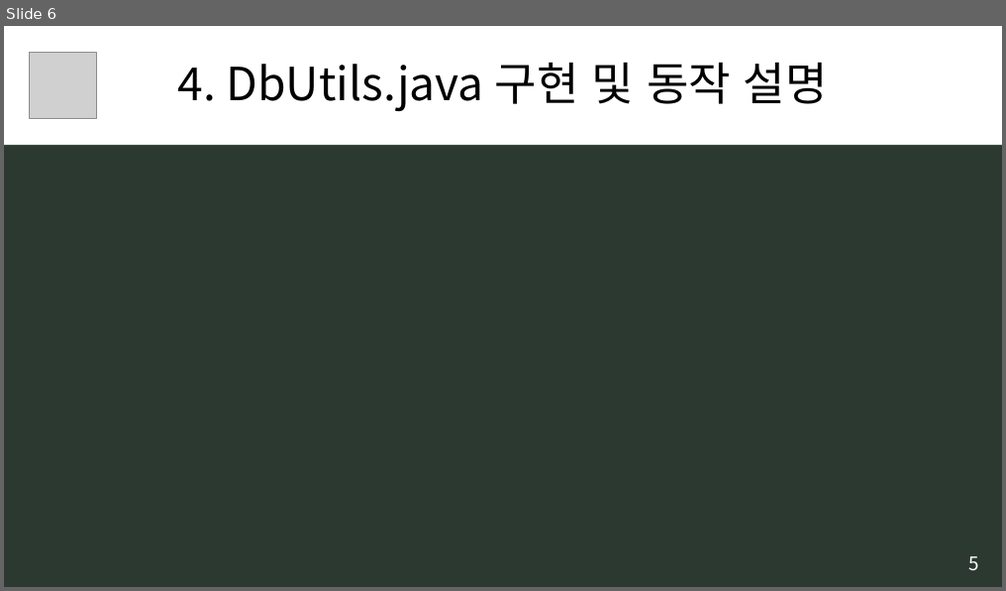
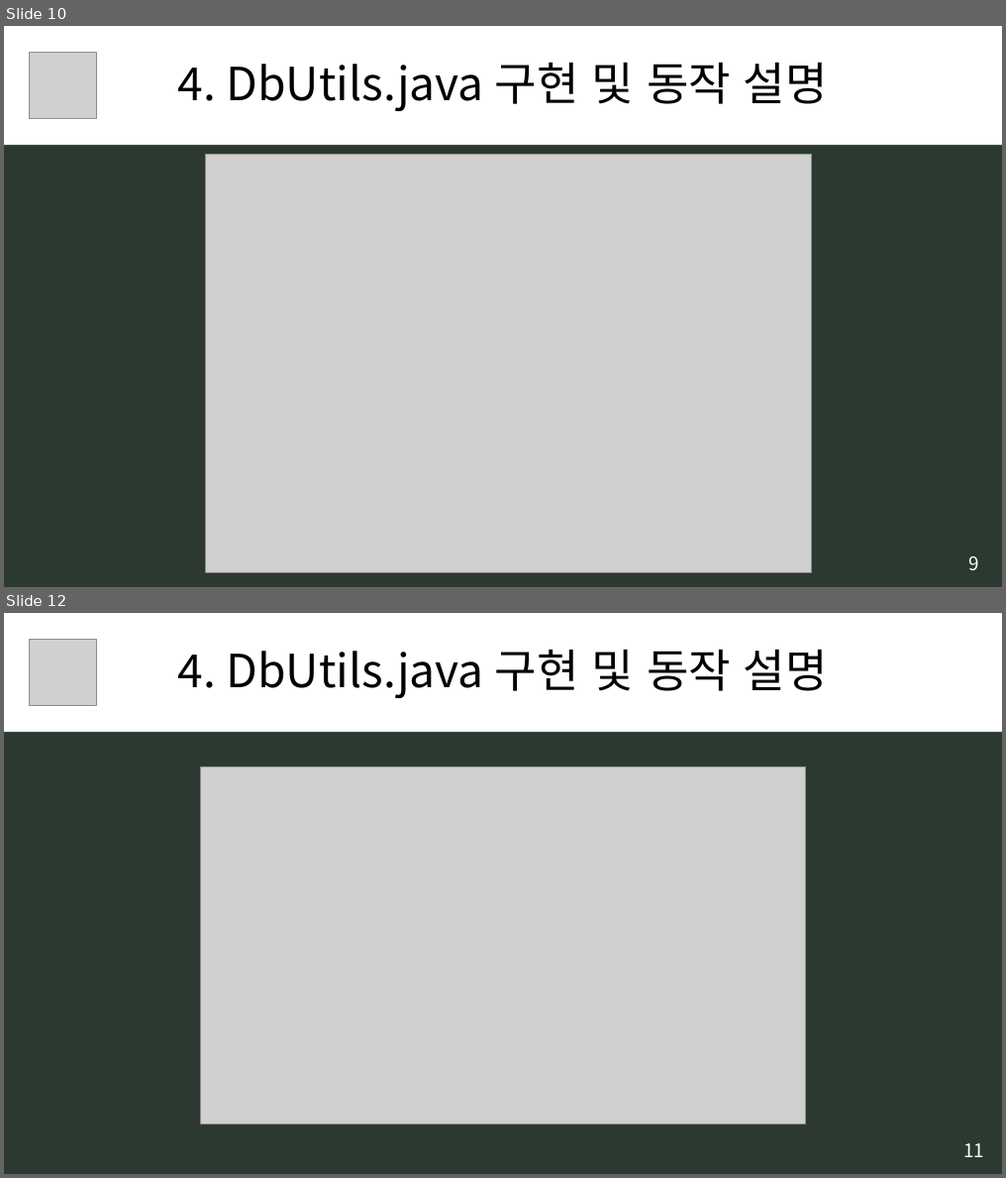
Before and after one commit to B735244/Bigdata_UI_Bogeum, a slide deck: 0. 모듈시험자료/[모듈] 7. 서버프로그램 구현.pptx. Shown one above the other, each under a label of ours: slide 6 before the commit, slides 10 and 12 after it; the slides between them are not shown. The pictures are 1006x591 and 1006x1178 pixels, drawn with LibreOffice and Linux fonts; fonts in the diff are those of the drawing; grey boxes stand for pictures. Boxes give left, top, right and bottom in pixels: in the first picture for what was removed or moved away, otherwise in the second. Text is boxed around its words. In the diff, an @@ line names an element or a change of style, - is before the commit and + after.

```diff
--- a/0. 모듈시험자료/[모듈] 7. 서버프로그램 구현.pptx
+++ b/0. 모듈시험자료/[모듈] 7. 서버프로그램 구현.pptx
@@ slide 12 added at box(4, 613, 1002, 1174), background #2C3930 @@
@@ rectangle added at box(4, 613, 1002, 732), fill #FFFFFF, 44 pt, text #000000 @@
+4. DbUtils.java 구현 및 동작 설명
@@ picture added at box(30, 639, 96, 706) @@
@@ picture added at box(201, 766, 805, 1124) @@
@@ text added at box(963, 1144, 984, 1157), 18 pt, text #FFFFFF @@
+11
@@ what was slide 6 is now slide 10 @@
@@ slide 10 changed as well @@
@@ picture added at box(205, 154, 811, 572) @@
@@ text at box(969, 557, 979, 570): text changed @@
-5
+9
```
Also in this commit, not shown: 9 other slides changed, 6 other slides added, 14 other files.
